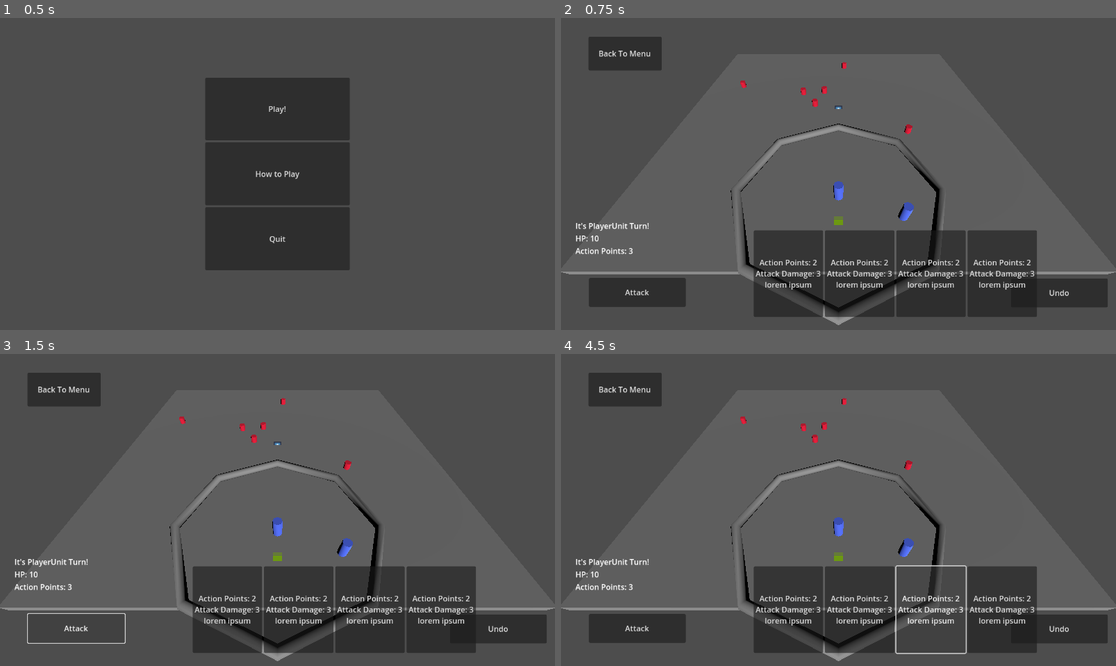
Above: before the commit, frames 1-4 (two rows, left to right).
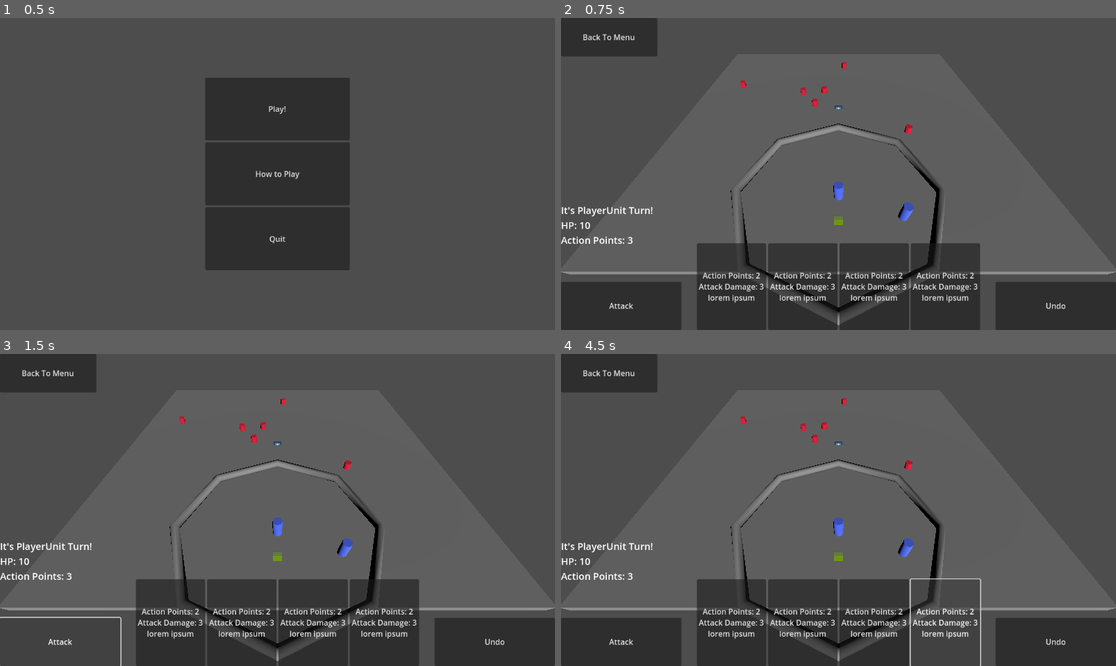
Above: after the commit, the same moments.

Repository: ValorZard/Priyanka-outdated
Game: Godot game, scene res://Scenes/MainMenu/MainMenu.tscn
Same seed, same stepped clock (60 frames per second), same inputs: the game is played once before the commit and once after it. The engine's default icon, where the game draws it, is replaced by a stand-in: a white triangle on a blue panel in a dark square.
Inputs:
- Up to frame 1 (0.5 s): no input
- Up to frame 2 (0.75 s): click "Play!" at 0.5 s
- Up to frame 3 (1.5 s): click "Attack" at 1.25 s
- Up to frame 4 (4.5 s): click "Undo" at 2 s; click "Action Points: 2 Attack Damag…" at 2.75 s; click "Action Points: 2 Attack Damag…" at 3.5 s; click "Action Points: 2 Attack Damag…" at 4.25 s

Frame 1 is identical in both runs. In frame 2, 16% of the frame differs, in the area x 0-100%, y 0-100%; in frame 3, 14%; in frame 4, 16%.

Commit message:
minor UI adjustments

Diff:
--- a/Scenes/test_scene.tscn
+++ b/Scenes/test_scene.tscn
@@ -9,6 +9,9 @@
 [ext_resource type="PackedScene" uid="uid://dsliayb2rhvp2" path="res://UI/CardDeck.tscn" id="5_ienob"]
 [ext_resource type="PackedScene" uid="uid://ouuora8lxpt7" path="res://Units/EnemyUnit.tscn" id="7_7icr8"]
 [ext_resource type="Script" path="res://GameBoard/CombatManager.gd" id="8_quw6g"]
+
+[sub_resource type="LabelSettings" id="LabelSettings_4u0tp"]
+font_size = 20
 
 [sub_resource type="StandardMaterial3D" id="StandardMaterial3D_pp4sk"]
 albedo_color = Color(0.615686, 0.866667, 0, 1)
@@ -22,7 +25,11 @@
 
 [node name="InputManager" type="Control" parent="." node_paths=PackedStringArray("game_board", "cursor", "camera3d", "turn_timer", "input_buffer_timer")]
 layout_mode = 3
-anchors_preset = 0
+anchors_preset = 15
+anchor_right = 1.0
+anchor_bottom = 1.0
+grow_horizontal = 2
+grow_vertical = 2
 script = ExtResource("2_blcx6")
 game_board = NodePath("..")
 cursor = NodePath("Cursor")
@@ -35,49 +42,71 @@
 script = ExtResource("5_64lmv")
 
 [node name="AttackButton" type="Button" parent="InputManager"]
-layout_mode = 0
-offset_left = 58.0
-offset_top = 540.0
-offset_right = 259.0
-offset_bottom = 600.0
+layout_mode = 1
+anchors_preset = 2
+anchor_top = 1.0
+anchor_bottom = 1.0
+offset_top = -100.0
+offset_right = 250.0
+grow_vertical = 0
 text = "Attack
 "
 
 [node name="EventLabel" type="RichTextLabel" parent="InputManager"]
-layout_mode = 0
-offset_left = 305.0
-offset_right = 1055.0
+layout_mode = 1
+anchors_preset = 5
+anchor_left = 0.5
+anchor_right = 0.5
+offset_left = -375.0
+offset_right = 375.0
 offset_bottom = 75.0
+grow_horizontal = 2
 
 [node name="UndoButton" type="Button" parent="InputManager"]
-layout_mode = 0
-offset_left = 934.0
-offset_top = 541.0
-offset_right = 1135.0
-offset_bottom = 601.0
+layout_mode = 1
+anchors_preset = 3
+anchor_left = 1.0
+anchor_top = 1.0
+anchor_right = 1.0
+anchor_bottom = 1.0
+offset_left = -250.0
+offset_top = -100.0
+grow_horizontal = 0
+grow_vertical = 0
 text = "Undo
 "
 
 [node name="CardDeck" parent="InputManager" instance=ExtResource("5_ienob")]
-layout_mode = 0
-offset_left = 400.0
-offset_top = 441.0
-offset_right = 800.0
-offset_bottom = 621.0
+layout_mode = 1
+anchors_preset = 7
+anchor_left = 0.5
+anchor_top = 1.0
+anchor_right = 0.5
+anchor_bottom = 1.0
+offset_left = -200.0
+offset_top = -180.0
+offset_right = 200.0
+offset_bottom = 0.0
+grow_horizontal = 2
+grow_vertical = 0
 
 [node name="StatsLabel" type="Label" parent="InputManager"]
-layout_mode = 0
-offset_left = 30.0
-offset_top = 420.0
-offset_right = 280.0
-offset_bottom = 470.0
+layout_mode = 1
+anchors_preset = -1
+anchor_top = 0.66358
+anchor_bottom = 0.66358
+offset_top = -25.0
+offset_right = 250.0
+offset_bottom = 25.0
+grow_vertical = 2
+label_settings = SubResource("LabelSettings_4u0tp")
+metadata/_edit_use_anchors_ = true
+metadata/_edit_group_ = true
 
 [node name="BackToMenuButton" type="Button" parent="InputManager"]
-layout_mode = 0
-offset_left = 57.0
-offset_top = 39.0
-offset_right = 209.0
-offset_bottom = 109.0
+layout_mode = 1
+offset_right = 200.0
+offset_bottom = 80.0
 text = "Back To Menu"
 
 [node name="DirectionalLight3D" type="DirectionalLight3D" parent="."]
Not shown: 1 places in Scenes/test_scene.tscn that only renumber resources
